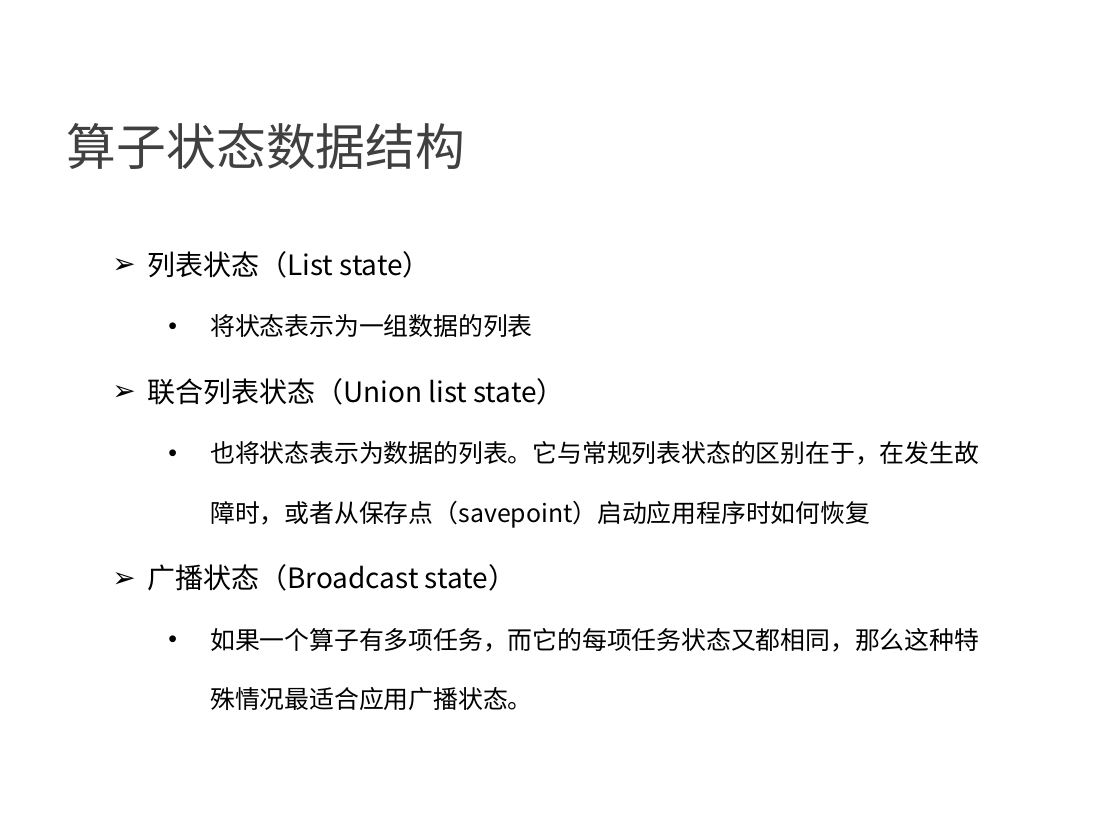
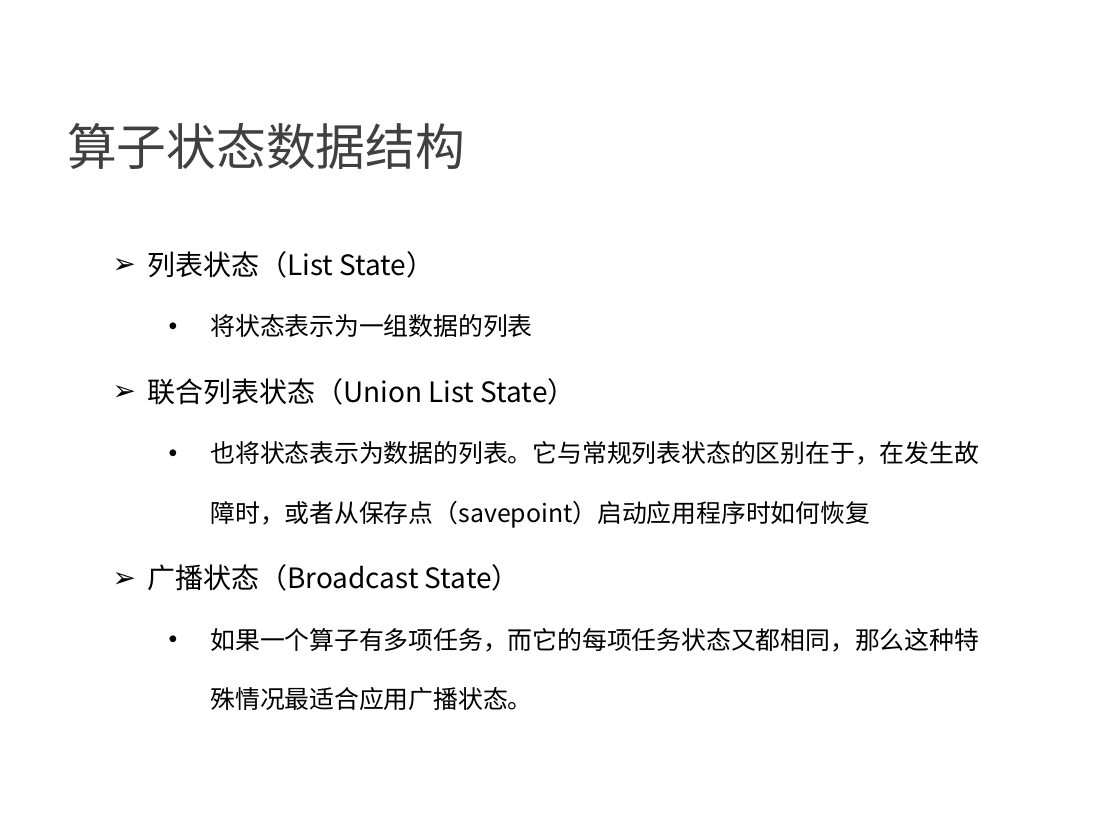
Before and after one commit to confucianzuoyuan/flink-tutorial, a slide deck: slide 7 of slides/5_Flink的状态管理.pptx. Drawn at 1120x840 pixels with LibreOffice and Linux fonts; fonts in the diff are those of the drawing; background and template pictures are left out. Boxes give left, top, right and bottom in pixels: in the first picture for what was removed or moved away, otherwise in the second. Text is boxed around its words. In the diff, an @@ line names an element or a change of style, - is before the commit and + after.

```diff
--- a/slides/5_Flink的状态管理.pptx
+++ b/slides/5_Flink的状态管理.pptx
@@ text at box(147, 251, 435, 278): text changed @@
-➢ 列表状态（List state）
+➢ 列表状态（List State）
@@ text at box(147, 378, 576, 405): text changed @@
-➢ 联合列表状态（Union list state）
+➢ 联合列表状态（Union List State）
@@ text at box(147, 564, 520, 591): text changed @@
-➢ 广播状态（Broadcast state）
+➢ 广播状态（Broadcast State）
```
Also in this commit, not shown: 4 other slides changed, 1 slide added, 1 other file.
